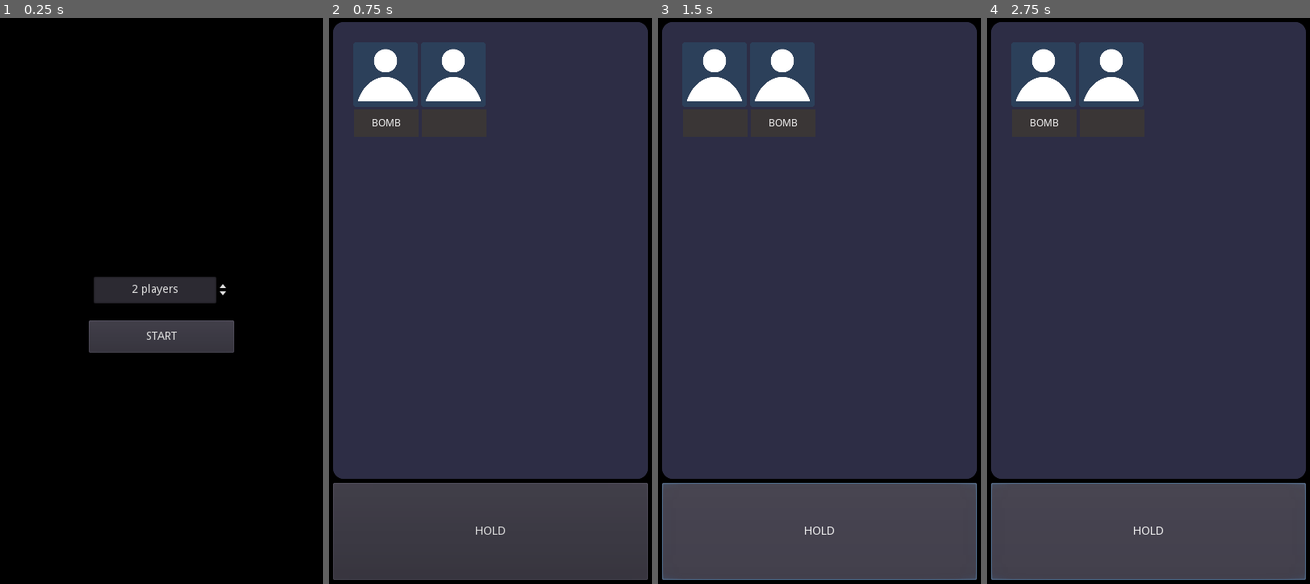
Above: before the commit, frames 1-4 (left to right).
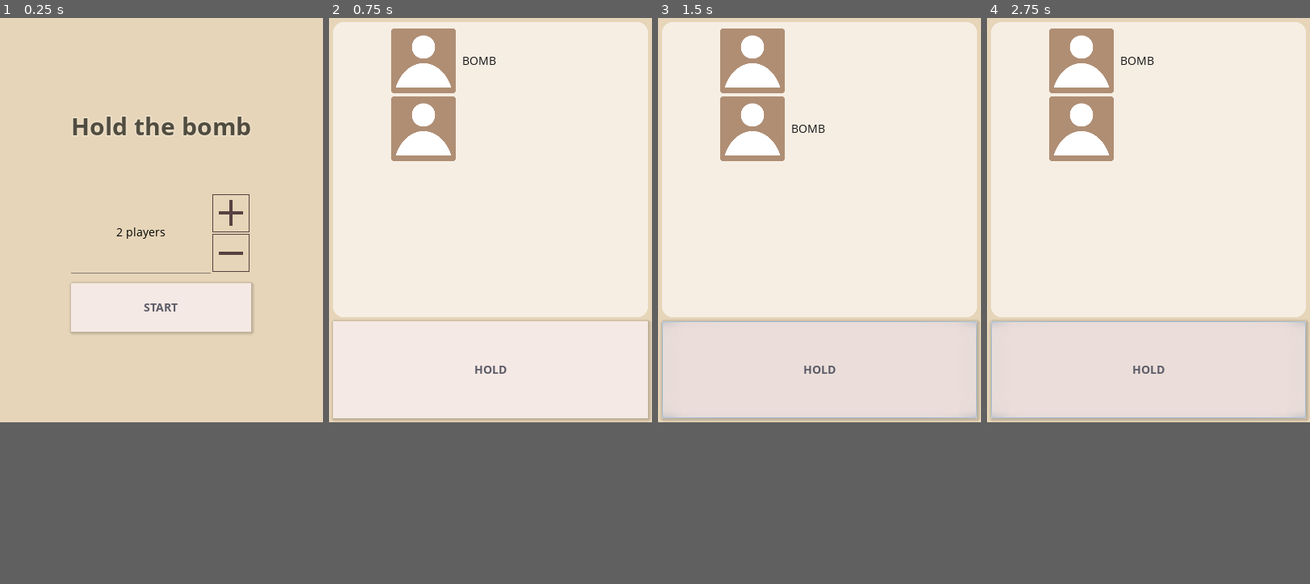
Above: after the commit, the same moments.

Repository: rtauziac/hold-the-bomb
Game: Godot game, scene res://menu.tscn
Two runs of this game, one before a commit and one after it. Both use one fixed random seed, a clock stepped at 60 frames per second and the inputs below.
Inputs:
- Up to frame 1 (0.25 s): no input
- Up to frame 2 (0.75 s): click "START" at 0.5 s
- Up to frame 3 (1.5 s): click "HOLD" at 1.25 s
- Up to frame 4 (2.75 s): click "HOLD" at 2 s
In our replay, the window is 400x700 before the commit and 400x500 after it. These sizes can differ from the game's own. Grey fills any space a smaller window leaves; there, only what the larger window draws over its background counts as a difference.

The runs differ from the first frame. In frame 1, 71% of the frame differs, in the area x 0-100%, y 0-72%; in frame 2, 74%; in frame 3, 80%; in frame 4, 80%, in the area x 0-100%, y 0-100%.

Commit message:
Themeing

Diff:
--- /dev/null
+++ b/fonts/opensans-bold.tres
@@ -0,0 +1,8 @@
+[gd_resource type="DynamicFont" load_steps=2 format=2]
+
+[ext_resource path="res://fonts/files/opensans-bold.ttf" type="DynamicFontData" id=1]
+
+[resource]
+size = 14
+outline_color = Color( 0, 0, 0, 1 )
+font_data = ExtResource( 1 )
--- /dev/null
+++ b/fonts/opensans-regular.tres
@@ -0,0 +1,7 @@
+[gd_resource type="DynamicFont" load_steps=2 format=2]
+
+[ext_resource path="res://fonts/files/opensans-regular.ttf" type="DynamicFontData" id=1]
+
+[resource]
+size = 14
+font_data = ExtResource( 1 )
--- a/game.gd
+++ b/game.gd
@@ -15,13 +15,12 @@
 	randomize()
 	playerCount = $"/root/globals".numberOfPlayers
 
-	bombDuration = 60 + rand_range(-40, 40)
-	#bombDuration = 5
+	bombDuration = 5 + rand_range(0, 15)
 
 	playing = true
 	for n in range(0, playerCount):
 		var newPlayer = playerScene.instance()
-		$"board/players".add_child(newPlayer)
+		$"board/MarginContainer/players".add_child(newPlayer)
 
 	_update_bomb_display()
 
@@ -48,8 +47,10 @@
 		_update_bomb_display()
 
 func _update_bomb_display():
-	for i in range(0, $"board/players".get_child_count()):
-		var player = $"board/players".get_child(i)._set_bomb(i == bombHolderIndex)
+	var playersControl = $board/MarginContainer/players
+	for i in range(0, playersControl.get_child_count()):
+		var player = playersControl.get_child(i)
+		player._set_bomb(i == bombHolderIndex)
 
 func _on_menuButton_pressed():
 	get_tree().change_scene("res://menu.tscn")
--- a/game/board.gd
+++ /dev/null
@@ -1,16 +0,0 @@
-extends Control
-
-export (Vector2) var itemSize = Vector2(10, 10)
-
-func add_child(node, legible_unique_name = false):
-	.add_child(node, legible_unique_name)
-	#layout()
-
-func layout():
-	for i in range(0, get_child_count()):
-		var child: Control = get_child(i)
-		var origin = Vector2(itemSize.x * i, 0)
-		child.margin_left = origin.x
-		child.margin_top = origin.y
-		child.margin_right = origin.x + itemSize.x
-		child.margin_bottom = origin.y + itemSize.y
--- a/game/game.tscn
+++ b/game/game.tscn
@@ -1,9 +1,10 @@
-[gd_scene load_steps=7 format=2]
+[gd_scene load_steps=8 format=2]
 
 [ext_resource path="res://game/card_bg.png" type="Texture" id=1]
-[ext_resource path="res://OpenSans-Bold.ttf" type="DynamicFontData" id=2]
+[ext_resource path="res://fonts/files/opensans-bold.ttf" type="DynamicFontData" id=2]
 [ext_resource path="res://game.gd" type="Script" id=3]
 [ext_resource path="res://game/player.tscn" type="PackedScene" id=4]
+[ext_resource path="res://themes/globaltheme.tres" type="Theme" id=5]
 
 [sub_resource type="StyleBoxFlat" id=1]
 bg_color = Color( 0, 0, 0, 0.34902 )
@@ -15,6 +16,7 @@
 [node name="game" type="Control"]
 anchor_right = 1.0
 anchor_bottom = 1.0
+theme = ExtResource( 5 )
 script = ExtResource( 3 )
 __meta__ = {
 "_edit_use_anchors_": false
@@ -22,47 +24,49 @@
 playerScene = ExtResource( 4 )
 playerCount = 4
 
-[node name="ColorRect" type="ColorRect" parent="."]
-anchor_right = 1.0
-anchor_bottom = 1.0
-color = Color( 0, 0, 0, 1 )
-__meta__ = {
-"_edit_use_anchors_": false
-}
-
-[node name="board" type="Control" parent="."]
-anchor_right = 1.0
-anchor_bottom = 1.0
-margin_bottom = -130.0
-__meta__ = {
-"_edit_use_anchors_": false
-}
-
-[node name="bg" type="NinePatchRect" parent="board"]
-self_modulate = Color( 0.177933, 0.177933, 0.269531, 1 )
+[node name="bg" type="NinePatchRect" parent="."]
+self_modulate = Color( 0.964706, 0.933333, 0.890196, 1 )
 anchor_right = 1.0
 anchor_bottom = 1.0
 margin_left = 5.0
 margin_top = 5.0
 margin_right = -5.0
+margin_bottom = -130.0
 texture = ExtResource( 1 )
 region_rect = Rect2( 0, 0, 300, 300 )
-patch_margin_left = 10
-patch_margin_top = 10
-patch_margin_right = 10
-patch_margin_bottom = 10
+patch_margin_left = 12
+patch_margin_top = 12
+patch_margin_right = 12
+patch_margin_bottom = 12
 __meta__ = {
 "_edit_use_anchors_": false
 }
 
-[node name="players" type="GridContainer" parent="board"]
+[node name="board" type="ScrollContainer" parent="."]
 anchor_right = 1.0
 anchor_bottom = 1.0
-margin_left = 30.0
-margin_top = 30.0
-margin_right = -30.0
-margin_bottom = -30.0
-columns = 4
+margin_left = 5.0
+margin_top = 5.0
+margin_right = -5.0
+margin_bottom = -130.0
+scroll_horizontal_enabled = false
+__meta__ = {
+"_edit_use_anchors_": false
+}
+
+[node name="MarginContainer" type="MarginContainer" parent="board"]
+margin_right = 16.0
+margin_bottom = 16.0
+custom_constants/margin_right = 8
+custom_constants/margin_top = 8
+custom_constants/margin_left = 8
+custom_constants/margin_bottom = 8
+
+[node name="players" type="VBoxContainer" parent="board/MarginContainer"]
+margin_left = 8.0
+margin_top = 8.0
+margin_right = 8.0
+margin_bottom = 8.0
 __meta__ = {
 "_edit_use_anchors_": false
 }
--- a/game/player.gd
+++ b/game/player.gd
@@ -2,6 +2,6 @@
 
 func _set_bomb(hasBomb):
 	if hasBomb:
-		$Label.text = "BOMB"
+		$HBoxContainer/MarginContainer/Label.text = "BOMB"
 	else:
-		$Label.text = ""
+		$HBoxContainer/MarginContainer/Label.text = ""
--- a/game/player.tscn
+++ b/game/player.tscn
@@ -1,56 +1,75 @@
-[gd_scene load_steps=7 format=2]
+[gd_scene load_steps=5 format=2]
 
 [ext_resource path="res://game/card_people.png" type="Texture" id=1]
 [ext_resource path="res://game/card_bg.png" type="Texture" id=2]
-[ext_resource path="res://OpenSans-Regular.ttf" type="DynamicFontData" id=3]
+[ext_resource path="res://themes/globaltheme.tres" type="Theme" id=3]
 [ext_resource path="res://game/player.gd" type="Script" id=4]
 
-[sub_resource type="StyleBoxFlat" id=1]
-bg_color = Color( 0.227451, 0.211765, 0.211765, 1 )
-
-[sub_resource type="DynamicFont" id=2]
-size = 12
-font_data = ExtResource( 3 )
-
 [node name="player" type="Control"]
-margin_right = 80.0
-margin_bottom = 117.0
-rect_min_size = Vector2( 80, 117 )
+margin_right = 140.0
+margin_bottom = 80.0
+rect_min_size = Vector2( 140, 80 )
+theme = ExtResource( 3 )
 script = ExtResource( 4 )
 __meta__ = {
 "_edit_use_anchors_": false
 }
 
-[node name="bg" type="TextureRect" parent="."]
-self_modulate = Color( 0.172549, 0.25098, 0.352941, 1 )
-margin_right = 80.0
+[node name="HBoxContainer" type="HBoxContainer" parent="."]
+anchor_right = 1.0
+anchor_bottom = 1.0
+margin_right = -7.0
+__meta__ = {
+"_edit_use_anchors_": false
+}
+
+[node name="BombSlot" type="MarginContainer" parent="HBoxContainer"]
+margin_right = 60.0
 margin_bottom = 80.0
+rect_min_size = Vector2( 60, 0 )
+
+[node name="bg" type="TextureRect" parent="HBoxContainer"]
+self_modulate = Color( 0.686275, 0.556863, 0.454902, 1 )
+margin_left = 64.0
+margin_right = 144.0
+margin_bottom = 80.0
+rect_min_size = Vector2( 80, 80 )
 texture = ExtResource( 2 )
 expand = true
 __meta__ = {
 "_edit_use_anchors_": false
 }
 
-[node name="people" type="TextureRect" parent="."]
-margin_right = 80.0
-margin_bottom = 80.0
+[node name="people" type="TextureRect" parent="HBoxContainer/bg"]
+anchor_right = 1.0
+anchor_bottom = 1.0
 texture = ExtResource( 1 )
 expand = true
 __meta__ = {
 "_edit_use_anchors_": false
 }
 
-[node name="Label" type="Label" parent="."]
-anchor_top = 1.0
-anchor_right = 1.0
-anchor_bottom = 1.0
-margin_left = 0.540375
-margin_top = -34.0
-margin_right = 0.540375
-custom_styles/normal = SubResource( 1 )
-custom_fonts/font = SubResource( 2 )
-align = 1
-valign = 1
+[node name="MarginContainer" type="MarginContainer" parent="HBoxContainer"]
+margin_left = 148.0
+margin_top = 26.0
+margin_right = 197.0
+margin_bottom = 54.0
+size_flags_vertical = 4
+custom_constants/margin_right = 4
+custom_constants/margin_top = 4
+custom_constants/margin_left = 4
+custom_constants/margin_bottom = 4
 __meta__ = {
 "_edit_use_anchors_": false
 }
+
+[node name="Label" type="Label" parent="HBoxContainer/MarginContainer"]
+margin_left = 4.0
+margin_top = 4.0
+margin_right = 45.0
+margin_bottom = 24.0
+text = "Player"
+align = 1
+__meta__ = {
+"_edit_use_anchors_": false
+}
--- a/menu.tscn
+++ b/menu.tscn
@@ -1,43 +1,75 @@
-[gd_scene load_steps=3 format=2]
+[gd_scene load_steps=5 format=2]
 
-[sub_resource type="Theme" id=1]
+[ext_resource path="res://themes/globaltheme.tres" type="Theme" id=1]
+[ext_resource path="res://fonts/files/opensans-bold.ttf" type="DynamicFontData" id=2]
 
-[sub_resource type="GDScript" id=2]
+[sub_resource type="GDScript" id=1]
 script/source = "extends Control
-
-func _on_Button_pressed():
-	get_tree().change_scene(\"res://game/game.tscn\")
 
 func _on_SpinBox_value_changed(value):
 	$\"/root/globals\".numberOfPlayers = int(value)
+
+func _on_StartButton_pressed():
+	get_tree().change_scene(\"res://game/game.tscn\")
 "
+
+[sub_resource type="DynamicFont" id=2]
+size = 30
+outline_size = 2
+outline_color = Color( 1, 1, 1, 0.184314 )
+font_data = ExtResource( 2 )
 
 [node name="menu" type="Control"]
 anchor_right = 1.0
 anchor_bottom = 1.0
-theme = SubResource( 1 )
-script = SubResource( 2 )
+theme = ExtResource( 1 )
+script = SubResource( 1 )
 __meta__ = {
 "_edit_use_anchors_": false
 }
 
-[node name="ColorRect" type="ColorRect" parent="."]
+[node name="MarginContainer" type="MarginContainer" parent="."]
 anchor_right = 1.0
 anchor_bottom = 1.0
-color = Color( 0, 0, 0, 1 )
+custom_constants/margin_right = 20
+custom_constants/margin_left = 20
 __meta__ = {
 "_edit_use_anchors_": false
 }
 
-[node name="SpinBox" type="SpinBox" parent="."]
-anchor_left = 0.5
-anchor_top = 0.5
-anchor_right = 0.5
-anchor_bottom = 0.5
-margin_left = -84.0
-margin_top = -29.6543
-margin_right = 84.0
-margin_bottom = 3.3457
+[node name="VBoxContainer" type="VBoxContainer" parent="MarginContainer"]
+margin_left = 88.0
+margin_right = 311.0
+margin_bottom = 500.0
+size_flags_horizontal = 4
+custom_constants/separation = 12
+alignment = 1
+__meta__ = {
+"_edit_use_anchors_": false
+}
+
+[node name="MarginContainer" type="MarginContainer" parent="MarginContainer/VBoxContainer"]
+margin_top = 112.0
+margin_right = 223.0
+margin_bottom = 204.0
+custom_constants/margin_bottom = 50
+
+[node name="Title" type="Label" parent="MarginContainer/VBoxContainer/MarginContainer"]
+margin_right = 223.0
+margin_bottom = 42.0
+custom_fonts/font = SubResource( 2 )
+custom_colors/font_color = Color( 0.313726, 0.298039, 0.25098, 1 )
+text = "Hold the bomb"
+align = 1
+__meta__ = {
+"_edit_use_anchors_": false
+}
+
+[node name="PlayerCountSelector" type="SpinBox" parent="MarginContainer/VBoxContainer"]
+margin_top = 216.0
+margin_right = 223.0
+margin_bottom = 316.0
+rect_min_size = Vector2( 200, 100 )
 min_value = 2.0
 max_value = 16.0
 value = 2.0
@@ -47,18 +79,14 @@
 "_edit_use_anchors_": false
 }
 
-[node name="Button" type="Button" parent="."]
-anchor_left = 0.5
-anchor_top = 0.5
-anchor_right = 0.5
-anchor_bottom = 0.5
-margin_left = -90.0
-margin_top = 23.8457
-margin_right = 90.0
-margin_bottom = 63.8457
+[node name="StartButton" type="Button" parent="MarginContainer/VBoxContainer"]
+margin_top = 328.0
+margin_right = 223.0
+margin_bottom = 388.0
+rect_min_size = Vector2( 0, 60 )
 text = "START"
 __meta__ = {
 "_edit_use_anchors_": false
 }
-[connection signal="value_changed" from="SpinBox" to="." method="_on_SpinBox_value_changed"]
-[connection signal="pressed" from="Button" to="." method="_on_Button_pressed"]
+[connection signal="value_changed" from="MarginContainer/VBoxContainer/PlayerCountSelector" to="." method="_on_SpinBox_value_changed"]
+[connection signal="pressed" from="MarginContainer/VBoxContainer/StartButton" to="." method="_on_StartButton_pressed"]
--- a/project.godot
+++ b/project.godot
@@ -15,7 +15,7 @@
 
 [application]
 
-config/name="It’s late"
+config/name="Trijam67 - Hold the Bomb"
 run/main_scene="res://menu.tscn"
 config/icon="res://icon.png"
 
@@ -26,13 +26,14 @@
 [display]
 
 window/size/width=400
-window/size/height=700
+window/size/height=500
 window/stretch/mode="2d"
-window/stretch/aspect="keep"
+window/stretch/aspect="expand"
 
 [rendering]
 
 quality/driver/driver_name="GLES2"
 vram_compression/import_etc=true
 vram_compression/import_etc2=false
+environment/default_clear_color=Color( 0.901961, 0.835294, 0.721569, 1 )
 environment/default_environment="res://default_env.tres"
--- /dev/null
+++ b/themes/button_style.tres
@@ -0,0 +1,7 @@
+[gd_resource type="StyleBoxFlat" format=2]
+
+[resource]
+bg_color = Color( 0.960784, 0.913725, 0.898039, 1 )
+shadow_color = Color( 0, 0, 0, 0.176471 )
+shadow_size = 4
+shadow_offset = Vector2( 1, 1 )
--- /dev/null
+++ b/themes/globaltheme.tres
@@ -0,0 +1,75 @@
+[gd_resource type="Theme" load_steps=12 format=2]
+
+[ext_resource path="res://fonts/files/opensans-bold.ttf" type="DynamicFontData" id=1]
+[ext_resource path="res://fonts/files/opensans-regular.ttf" type="DynamicFontData" id=2]
+[ext_resource path="res://themes/button_style.tres" type="StyleBox" id=3]
+[ext_resource path="res://themes/plusminus.png" type="Texture" id=4]
+
+[sub_resource type="DynamicFont" id=1]
+size = 14
+outline_color = Color( 0, 0, 0, 1 )
+font_data = ExtResource( 1 )
+
+[sub_resource type="StyleBoxFlat" id=2]
+bg_color = Color( 1, 1, 1, 0.137255 )
+
+[sub_resource type="StyleBoxFlat" id=3]
+bg_color = Color( 0.92, 0.8717, 0.8556, 1 )
+shadow_color = Color( 0, 0, 0, 0.176471 )
+shadow_size = 4
+shadow_offset = Vector2( 1, 1 )
+
+[sub_resource type="StyleBoxFlat" id=4]
+bg_color = Color( 0.807843, 0.796078, 0.792157, 1 )
+shadow_color = Color( 0, 0, 0, 0.176471 )
+shadow_size = 4
+shadow_offset = Vector2( 1, 1 )
+
+[sub_resource type="StyleBoxFlat" id=5]
+draw_center = false
+border_width_bottom = 1
+border_color = Color( 0.360784, 0.32549, 0.32549, 0.705882 )
+
+[sub_resource type="StyleBoxFlat" id=6]
+bg_color = Color( 0.678431, 0.678431, 0.678431, 0.305882 )
+
+[sub_resource type="DynamicFont" id=7]
+size = 14
+font_data = ExtResource( 2 )
+
+[resource]
+default_font = SubResource( 7 )
+Button/colors/font_color = Color( 0.356863, 0.356863, 0.407843, 1 )
+Button/colors/font_color_disabled = Color( 0, 0, 0, 0.2 )
+Button/colors/font_color_hover = Color( 0.356863, 0.356863, 0.407843, 1 )
+Button/colors/font_color_pressed = Color( 0.0862745, 0.0784314, 0.145098, 1 )
+Button/constants/hseparation = 2
+Button/fonts/font = SubResource( 1 )
+Button/styles/disabled = SubResource( 2 )
+Button/styles/focus = null
+Button/styles/hover = SubResource( 3 )
+Button/styles/normal = ExtResource( 3 )
+Button/styles/pressed = SubResource( 4 )
+Label/colors/font_color = Color( 0.0784314, 0.0745098, 0.0745098, 1 )
+Label/colors/font_color_shadow = Color( 0, 0, 0, 0 )
+Label/colors/font_outline_modulate = Color( 1, 1, 1, 1 )
+Label/constants/line_spacing = 3
+Label/constants/shadow_as_outline = 0
+Label/constants/shadow_offset_x = 1
+Label/constants/shadow_offset_y = 1
+Label/fonts/font = null
+Label/styles/normal = null
+LineEdit/colors/clear_button_color = Color( 1, 1, 1, 1 )
+LineEdit/colors/clear_button_color_pressed = Color( 1, 1, 1, 1 )
+LineEdit/colors/cursor_color = Color( 0.94, 0.94, 0.94, 1 )
+LineEdit/colors/font_color = Color( 0, 0, 0, 1 )
+LineEdit/colors/font_color_selected = Color( 0.898039, 0.898039, 0.898039, 1 )
+LineEdit/colors/font_color_uneditable = Color( 0.0705882, 0.0705882, 0.0705882, 0.501961 )
+LineEdit/colors/selection_color = Color( 0.49, 0.49, 0.49, 1 )
+LineEdit/constants/minimum_spaces = 12
+LineEdit/fonts/font = null
+LineEdit/icons/clear = null
+LineEdit/styles/focus = null
+LineEdit/styles/normal = SubResource( 5 )
+LineEdit/styles/read_only = SubResource( 6 )
+SpinBox/icons/updown = ExtResource( 4 )
Binary file added: bomb.png
Not shown, added: bomb.png.import
Renamed: OpenSans-Bold.ttf -> fonts/files/opensans-bold.ttf
Renamed: OpenSans-Regular.ttf -> fonts/files/opensans-regular.ttf
Binary file added: themes/plusminus.png
Not shown, added: themes/plusminus.png.import
